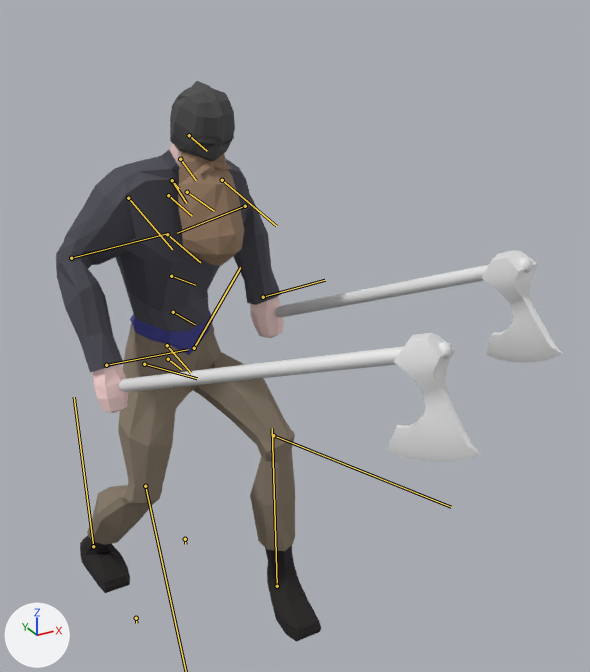
A saved change to the FBX model Utangard/Assets/Animations/Units/Axeman/Anim_AxeMan_03.FBX.
Before and after are seen from a 50 mm lens placed at (-0.83, -2.58, 2.08), pointed at (0.24, -0.63, 1.1). Arrows for +X, +Y and +Z are at lower left; the lights stay in place. Both versions are drawn at frame 341 of the action 'Take 001'; the numbers are the values there. The bones that bend it are drawn over the model as lines.

Names of what the first picture shows: 'Axe_Beard', 'Mesh_Axe', 'Mesh_Axe001', 'body'.
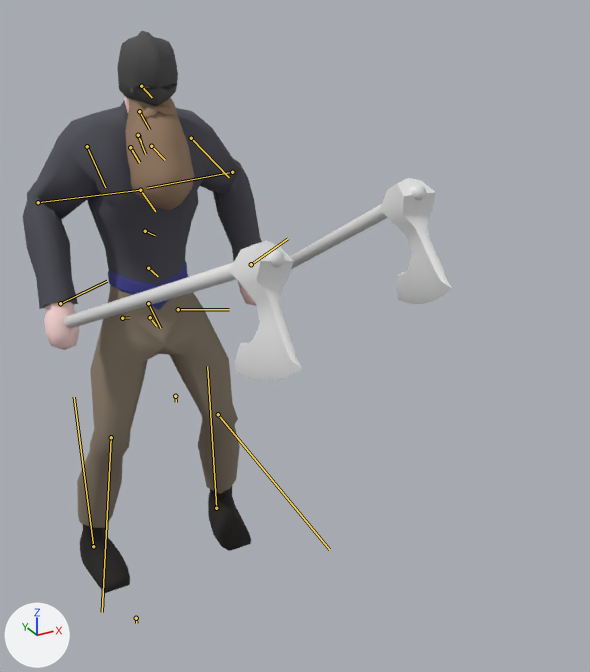
ob_dummy001 is not drawn itself; it is the parent of ob_mesh_axe.
ob_dummy002 is not drawn itself; it is the parent of ob_mesh_axe001.

What the commit changed:
Bone 'Base HumanPelvis' (bone_base_humanpelvis) moves from (-7.0, 6.1, 0.0) to (-3.2, 0.0, 0.0).
Bone 'Base HumanPelvis' (bone_base_humanpelvis) turns from (12, -1, 6) to (-5, 0, 0) degrees about its own x, y and z.
Bone 'Base HumanRThigh' (bone_base_humanrthigh) turns from (9, -11, 21) to (9, -12, 20) degrees about its own x, y and z.
Bone 'Base HumanRCalf' (bone_base_humanrcalf) turns from (0, -1, -51) to (0, -1, -36) degrees about its own x, y and z.
Bone 'Base HumanRFoot' (bone_base_humanrfoot) turns from (9, 0, 34) to (10, 18, 17) degrees about its own x, y and z.
Bone 'Base HumanNeck2' (bone_base_humanneck2) turns from (0, 0, -2) to (3, -1, -2) degrees about its own x, y and z.
Bone 'Base HumanLLegThigh' (bone_base_humanllegthigh) turns from (-8, 10, 62) to (-10, 11, 17) degrees about its own x, y and z.
Bone 'Base HumanLLegCalf' (bone_base_humanllegcalf) turns from (0, 1, -52) to (0, 0, -36) degrees about its own x, y and z.
Bone 'Base HumanLLegFoot' (bone_base_humanllegfoot) turns from (0, -25, -5) to (-9, -8, 17) degrees about its own x, y and z.

What differs and where, as boxes (x1, y1, x2, y2) in the pictures (590 x 672 px):
'body', posed (10% narrower): before (56, 143, 321, 642); after (23, 86, 262, 593)
'Mesh_Axe', posed (34% narrower, 9% taller): before (119, 333, 481, 462); after (64, 240, 302, 381)
'Axe_Beard', posed: before (170, 81, 244, 266); after (117, 31, 194, 210)
'Mesh_Axe001', posed: before (275, 250, 563, 363); after (290, 178, 452, 304)
bone 'Base HumanPelvis', root to tip: before (168, 359) to (181, 369); after (150, 317) to (156, 326)
bone 'Base HumanRThigh', root to tip: before (144, 364) to (197, 378); after (122, 318) to (129, 317)
bone 'Base HumanNeck2', root to tip: before (180, 159) to (196, 180); after (139, 111) to (149, 129)
bone 'Base HumanLLegThigh', root to tip: before (194, 348) to (240, 267); after (178, 309) to (229, 309)
bone 'Base HumanLLegCalf', root to tip: before (273, 435) to (451, 507); after (218, 414) to (329, 549)
bone 'Base HumanLLegFoot', root to tip: before (277, 586) to (272, 428); after (216, 508) to (207, 366)
